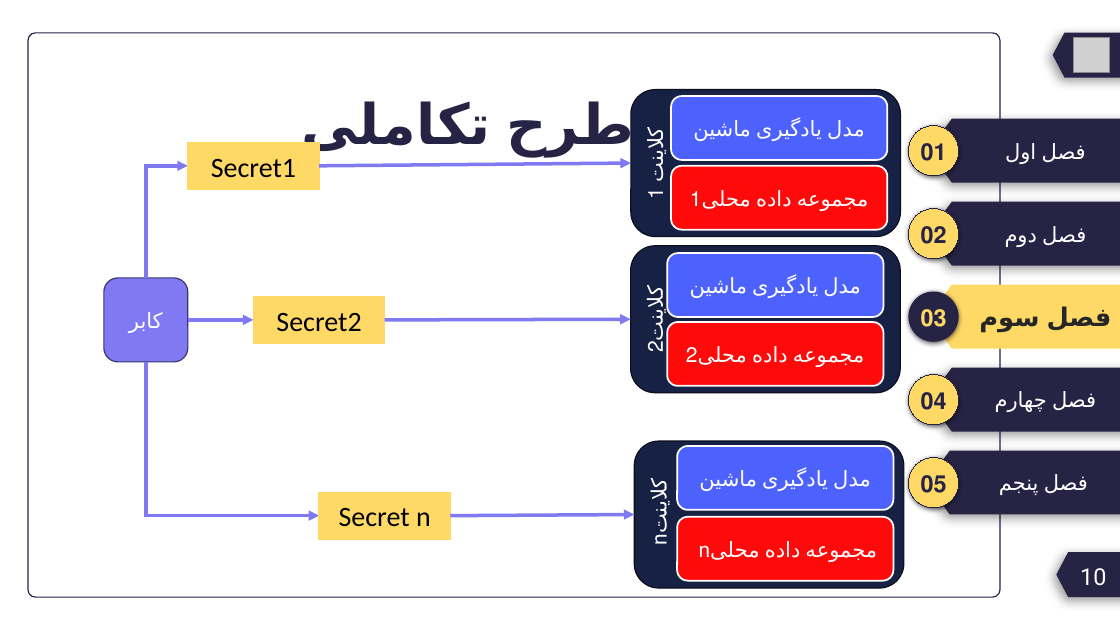
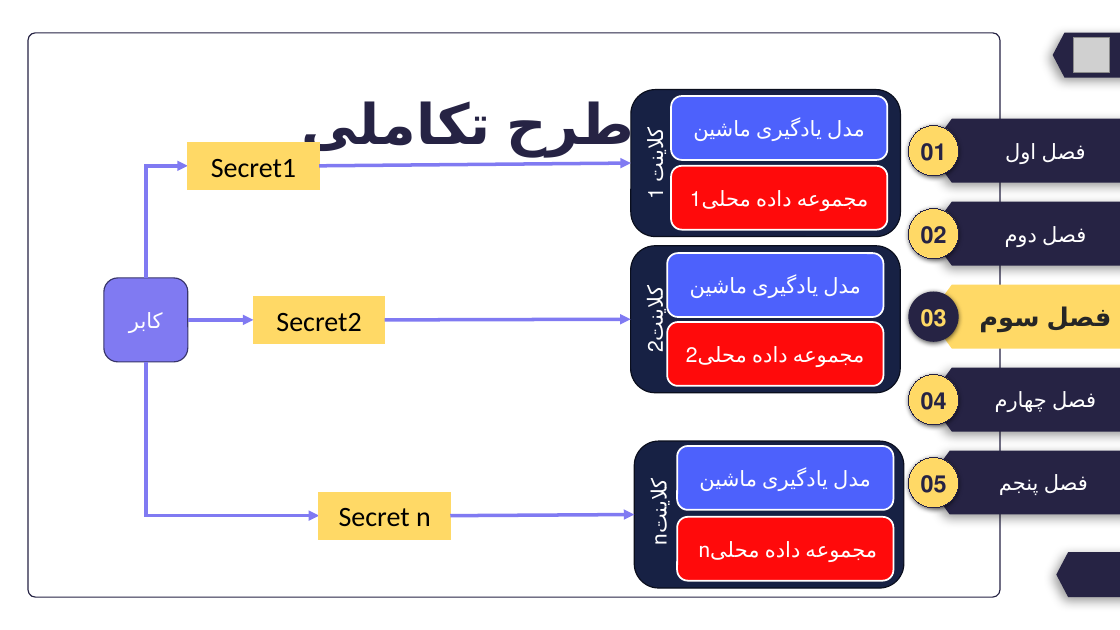
Before and after one commit to Sajjad-s-presentations/My-master-s-thesis, a slide deck: slide 26 of Slides/slides.pptx (slide 24 before the commit). Drawn at 1120x630 pixels with LibreOffice and Linux fonts; fonts in the diff are those of the drawing; grey boxes stand for pictures. Boxes give left, top, right and bottom in pixels: in the first picture for what was removed or moved away, otherwise in the second. Text is boxed around its words. In the diff, an @@ line names an element or a change of style, - is before the commit and + after.

Commit message:
Slides

```diff
--- a/Slides/slides.pptx
+++ b/Slides/slides.pptx
@@ text removed at (x1=1080, y1=568, x2=1106, y2=586) @@
-10
```
Also in this commit, not shown: 3 other slides changed, 10 slides added, 1 slide removed.
